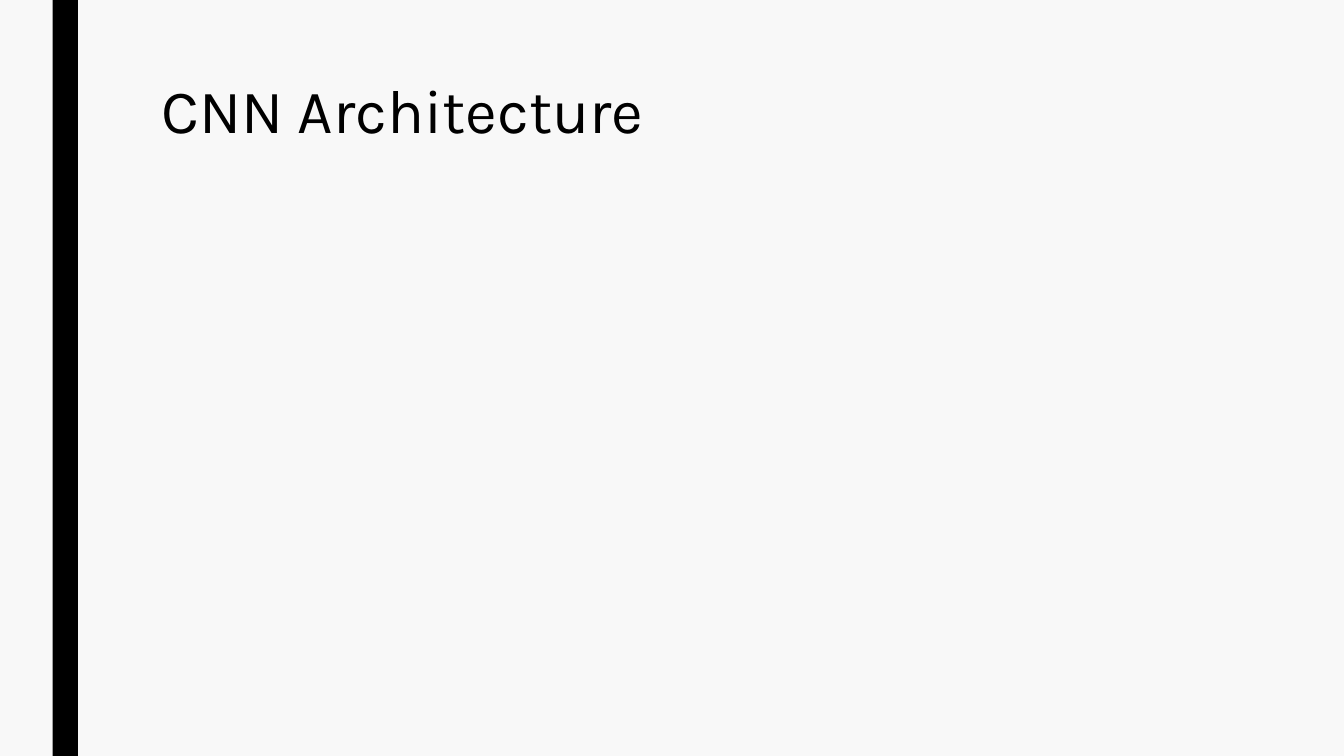
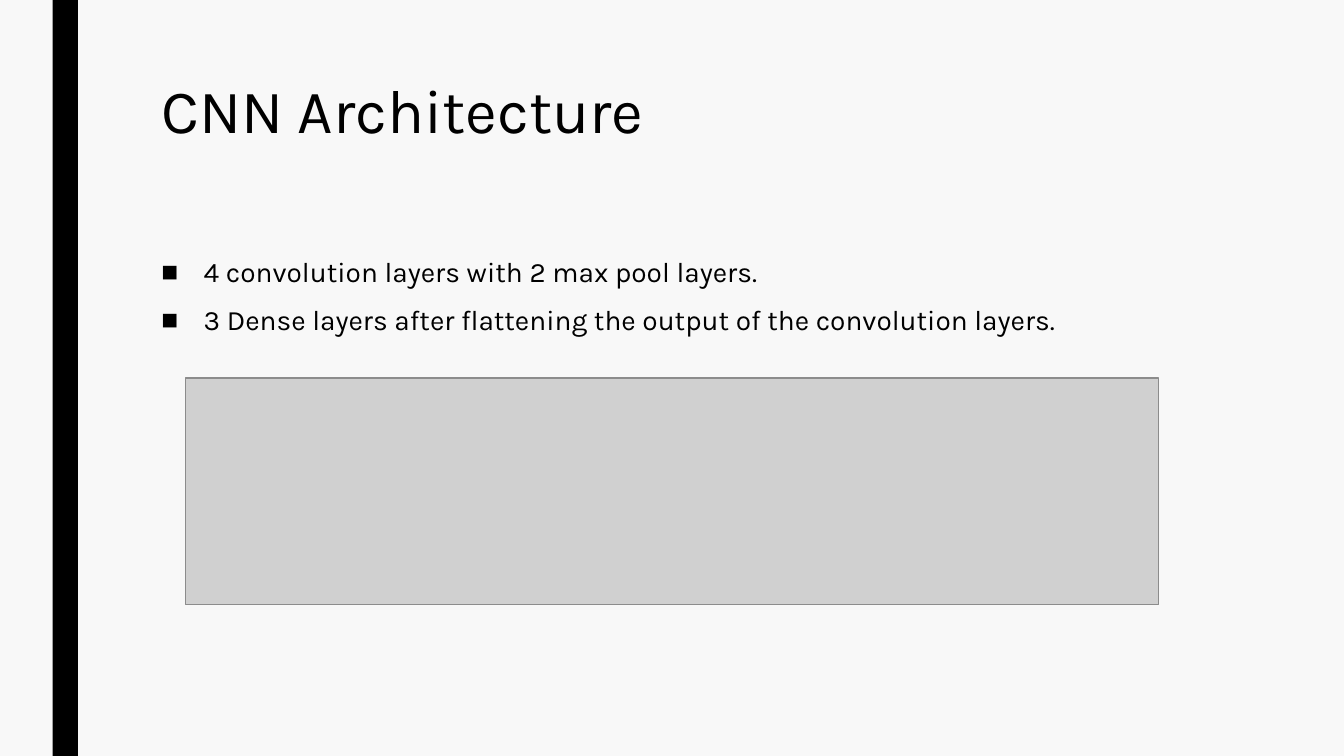
Before and after one commit to amjvl-git/csip-5103-coursework-2025-miloshkii, a slide deck: slide 6 of P2963116/P2963116_ppt.pptx (slide 3 before the commit). Drawn at 1344x756 pixels with LibreOffice and Linux fonts; fonts in the diff are those of the drawing; grey boxes stand for pictures. Boxes give left, top, right and bottom in pixels: in the first picture for what was removed or moved away, otherwise in the second. Text is boxed around its words. In the diff, an @@ line names an element or a change of style, - is before the commit and + after.

```diff
--- a/P2963116/P2963116_ppt.pptx
+++ b/P2963116/P2963116_ppt.pptx
@@ text added at [204,262,1054,337], 20 pt, text #000000 @@
+■ 4 convolution layers with 2 max pool layers.
+■ 3 Dense layers after flattening the output of the convolution layers.
@@ picture added at [186,378,1158,605] @@
```
Also in this commit, not shown: 3 other slides changed, 7 slides added, 4 slides removed.
